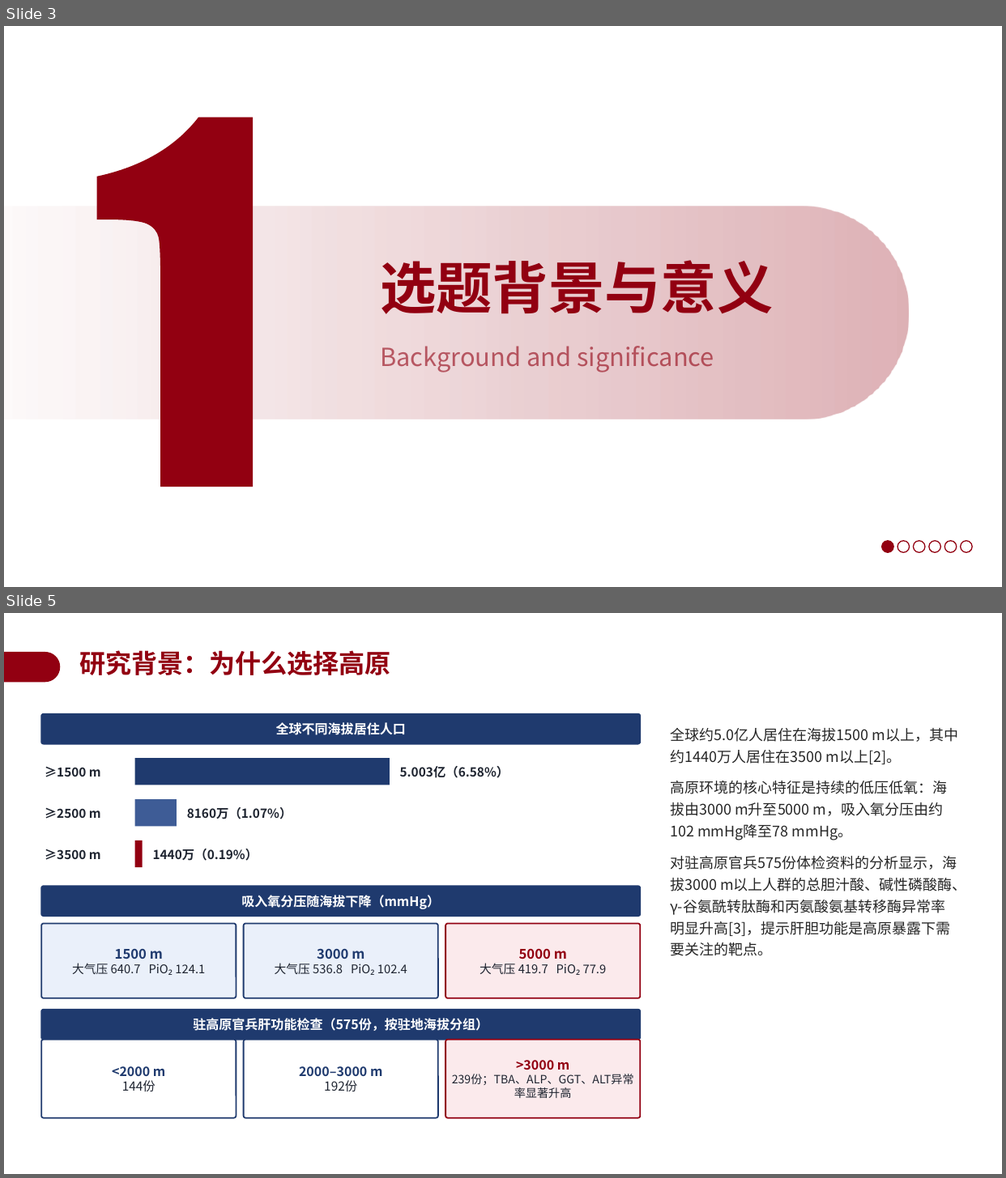
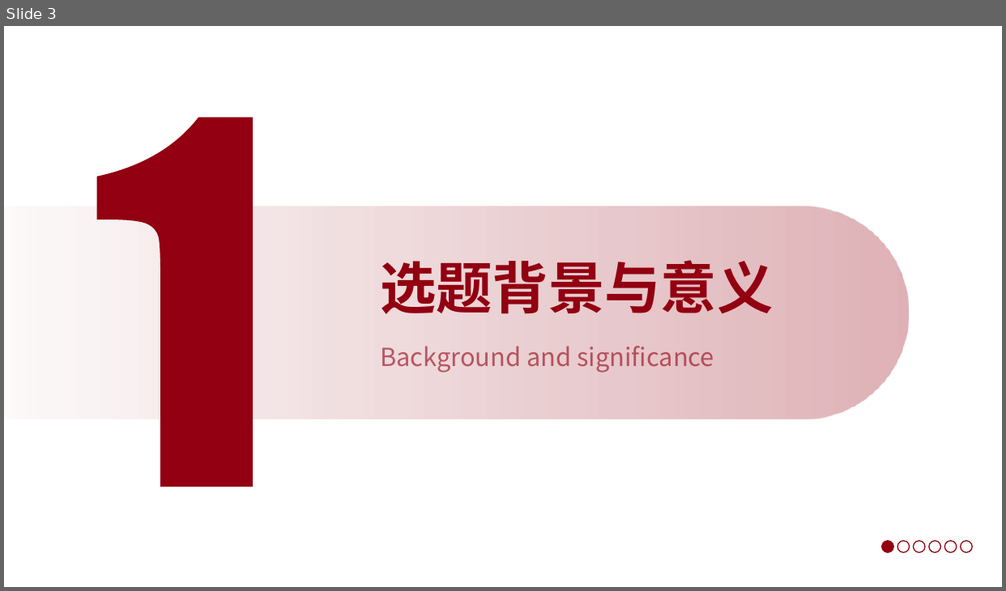
Before and after one commit to a854589274-afk/1, a slide deck: 开题答辩PPT_BSEP高原低压低氧.pptx. Shown one above the other, each under a label of ours: slides 3 and 5 before the commit, slide 3 after it; the slides between them are not shown. The pictures are 1006x1178 and 1006x591 pixels, drawn with LibreOffice and Linux fonts; fonts in the diff are those of the drawing; background and template pictures are left out. Boxes give left, top, right and bottom in pixels: in the first picture for what was removed or moved away, otherwise in the second. Text is boxed around its words. In the diff, an @@ line names an element or a change of style, - is before the commit and + after.

```diff
--- a/开题答辩PPT_BSEP高原低压低氧.pptx
+++ b/开题答辩PPT_BSEP高原低压低氧.pptx
@@ slide 5 removed at (4,613,1002,1174), background #FFFFFF @@
@@ freeform shape removed at (4,652,60,682) @@
@@ text removed at (80,650,391,675) @@
-研究背景：为什么选择高原
@@ text removed at (670,728,967,956) @@
-全球约5.0亿人居住在海拔1500 m以上，其中约1440万人居住在3500 m以上[2]。
-高原环境的核心特征是持续的低压低氧：海拔由3000 m升至5000 m，吸入氧分压由约102 mmHg降至78 mmHg。
-对驻高原官兵575份体检资料的分析显示，海拔3000 m以上人群的总胆汁酸、碱性磷酸酶、γ-谷氨酰转肽酶和丙氨酸氨基转移酶异常率明显升高[3]，提示肝胆功能是高原暴露下需要关注的靶点。
@@ group removed at (41,714,641,1118): 9 rounded rectangles, 6 texts, 3 rectangles @@
-全球不同海拔居住人口
-≥1500 m
-5.003亿（6.58%）
-≥2500 m
-8160万（1.07%）
-≥3500 m
-1440万（0.19%）
-吸入氧分压随海拔下降（mmHg）
-1500 m
-大气压 640.7 PiO₂ 124.1
-3000 m
-大气压 536.8 PiO₂ 102.4
-5000 m
-大气压 419.7 PiO₂ 77.9
-驻高原官兵肝功能检查（575份，按驻地海拔分组）
-<2000 m
-144份
-2000–3000 m
-192份
->3000 m
-239份；TBA、ALP、GGT、ALT异常
-率显著升高
```
Also in this commit, not shown: 2 slides changed, 16 slides added, 17 other slides removed.
